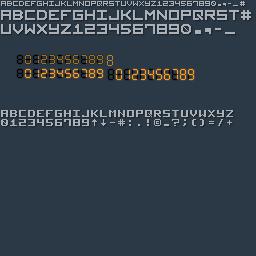
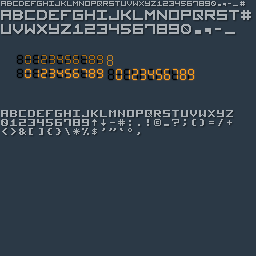
Layer changes from the first 256px x 256px image to the second:
painted on "Font 7" over (x1=2, y1=128, x2=140, y2=135)
